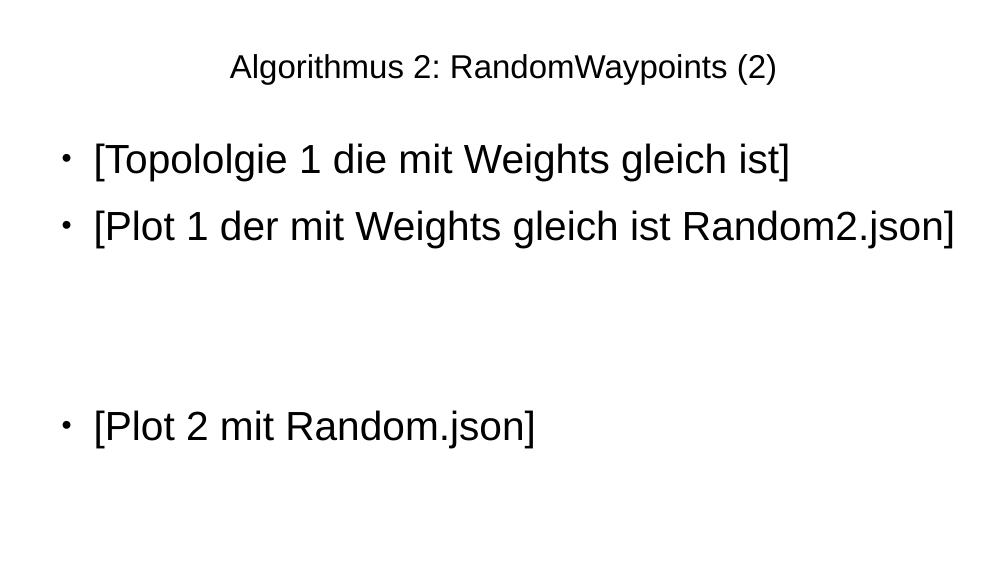
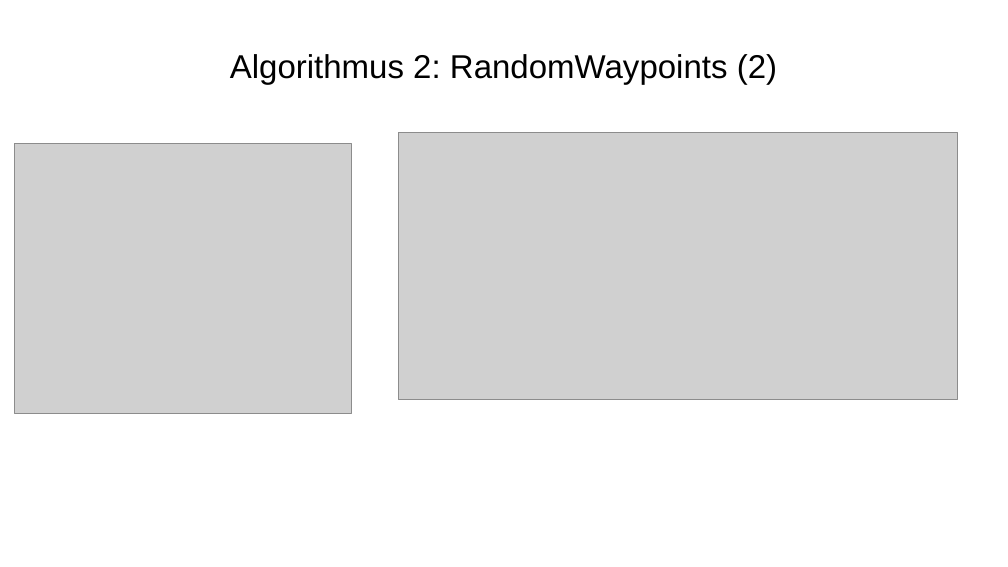
Before and after one commit to togir2/TE_SR_experiments_2021, a slide deck: slide 7 of präsentation/Abschlusspräsentation Projekt2.odp. Drawn at 1008x567 pixels with LibreOffice and Linux fonts; fonts in the diff are those of the drawing; grey boxes stand for pictures. Boxes give left, top, right and bottom in pixels: in the first picture for what was removed or moved away, otherwise in the second. Text is boxed around its words. In the diff, an @@ line names an element or a change of style, - is before the commit and + after.

```diff
--- a/präsentation/Abschlusspräsentation Projekt2.odp
+++ b/präsentation/Abschlusspräsentation Projekt2.odp
@@ picture added at [15, 144, 351, 413] @@
@@ text removed at [94, 143, 955, 448] @@
-● [Topololgie 1 die mit Weights gleich ist]
-● [Plot 1 der mit Weights gleich ist Random2.json]
-● [Plot 2 mit Random.json]
@@ picture added at [399, 133, 958, 400] @@
```
Also in this commit, not shown: 2 other slides changed.
